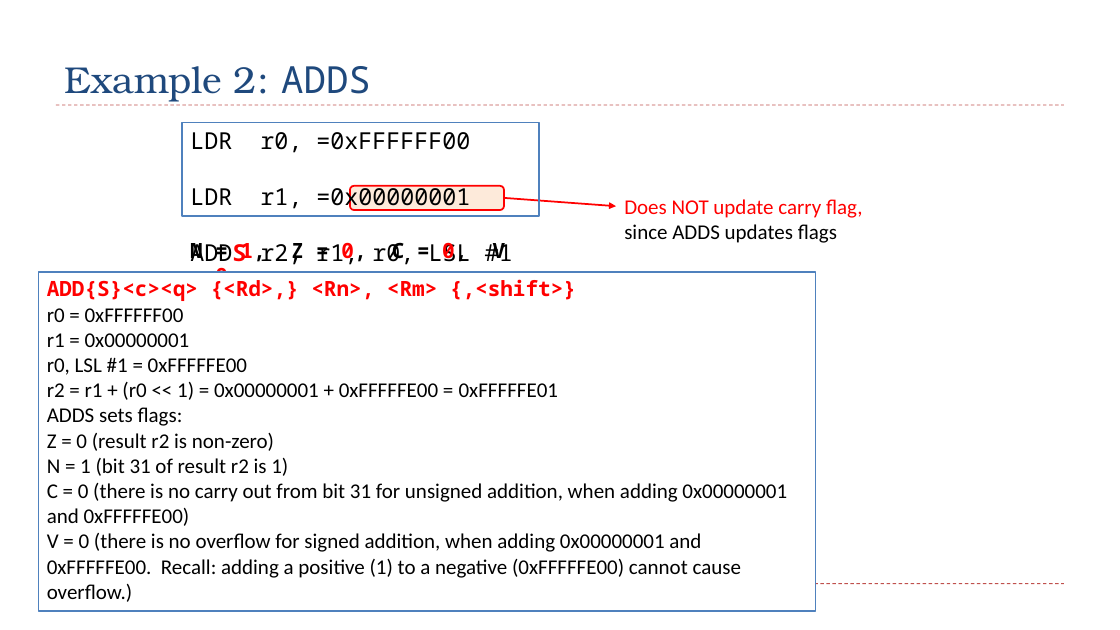
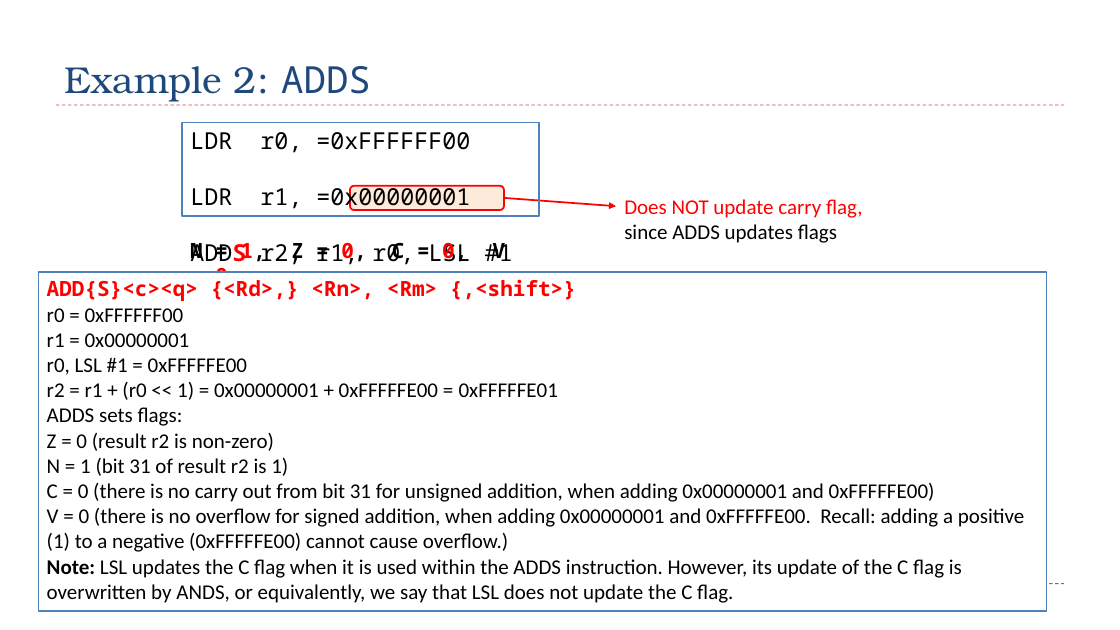
Before and after one commit to guhofstra/CSC111Fa25, a slide deck: slide 59 of PPTs/Ch4_ARM_Arithmetic_Logic.pptx. Drawn at 1120x630 pixels with LibreOffice and Linux fonts; fonts in the diff are those of the drawing. Boxes give left, top, right and bottom in pixels: in the first picture for what was removed or moved away, otherwise in the second. Text is boxed around its words. In the diff, an @@ line names an element or a change of style, - is before the commit and + after.

```diff
--- a/PPTs/Ch4_ARM_Arithmetic_Logic.pptx
+++ b/PPTs/Ch4_ARM_Arithmetic_Logic.pptx
@@ rectangle "ADD{S}<c><q> {<Rd>,} <Rn>, <Rm> {,<shift>}": place and size @@
-rectangle "ADD{S}<c><q> {<Rd>,} <Rn>, <Rm> {,<shift>}" at [39, 272, 816, 612]
+rectangle "ADD{S}<c><q> {<Rd>,} <Rn>, <Rm> {,<shift>}" at [39, 272, 1047, 612]
@@ text in rectangle at [47, 559, 962, 603]: paragraph added @@
+Note: LSL updates the C flag when it is used within the ADDS instruction. However, its update of the C flag is overwritten by ANDS, or equivalently, we say that LSL does not update the C flag.
```
Also in this commit, not shown: 1 other slide changed, 4 other files.
